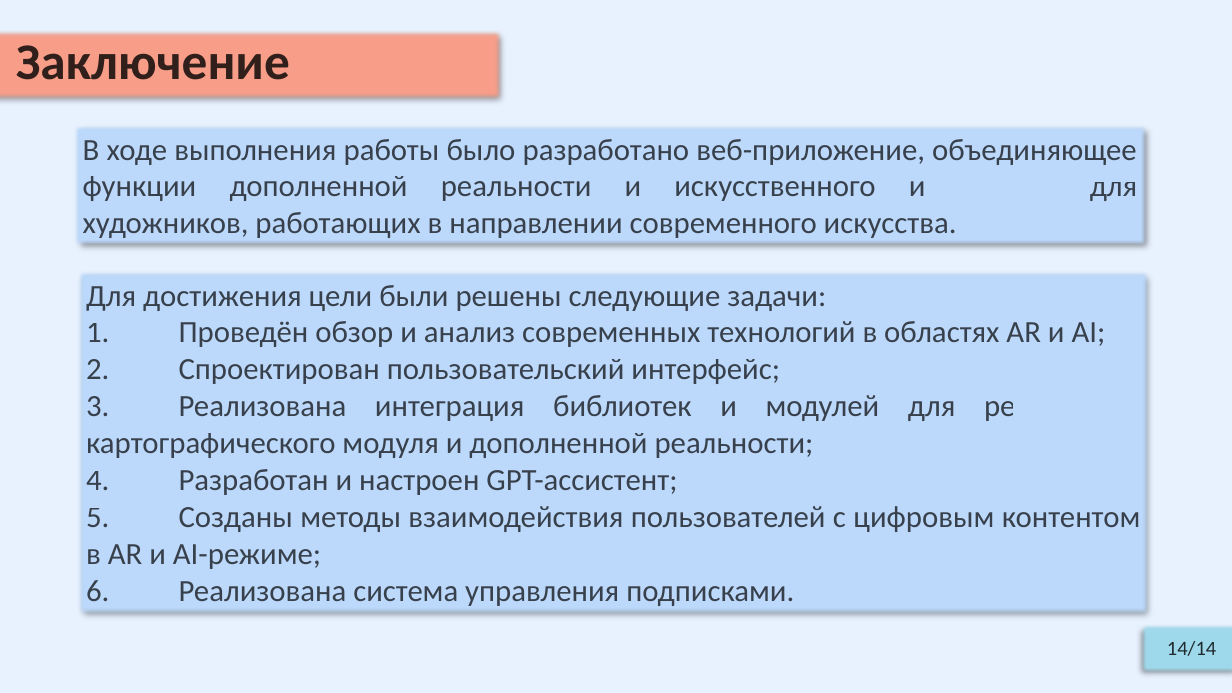
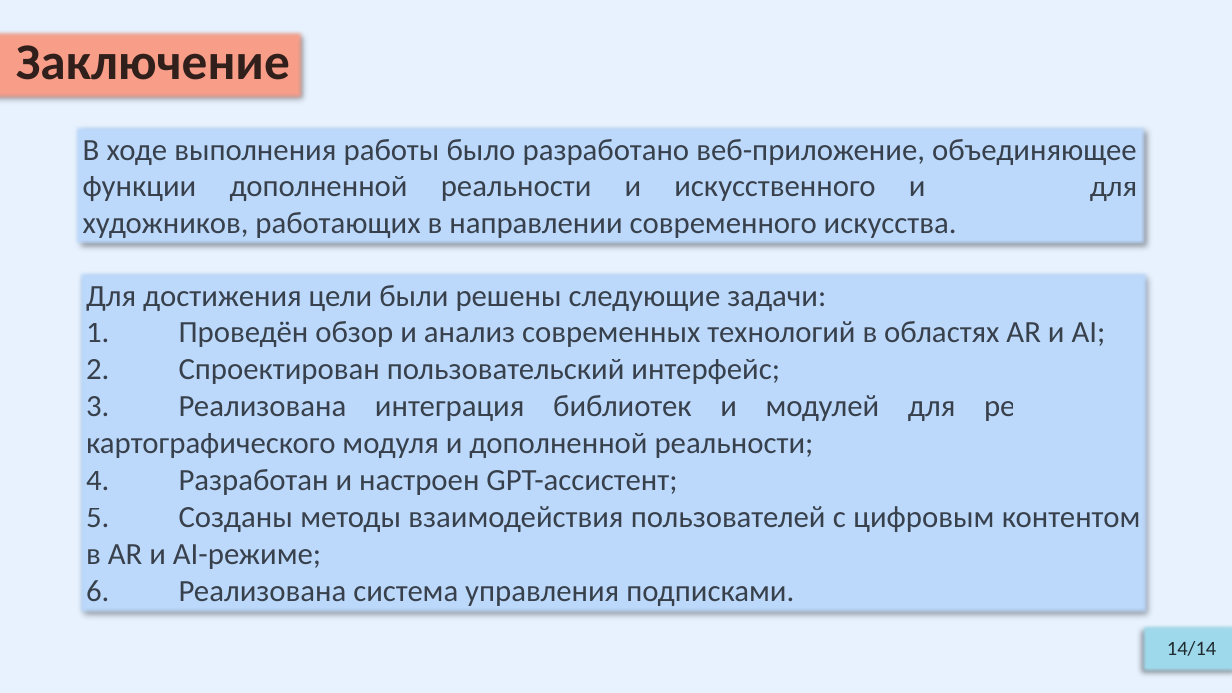
Before and after one commit to Relax-FM/Diploma, a slide deck: slide 14 of master/Diploma/presentation/OnyushevA_RK6-41M.pptx. Drawn at 1232x693 pixels with LibreOffice and Linux fonts; fonts in the diff are those of the drawing. Boxes give left, top, right and bottom in pixels: in the first picture for what was removed or moved away, otherwise in the second. Text is boxed around its words. In the diff, an @@ line names an element or a change of style, - is before the commit and + after.

```diff
--- a/master/Diploma/presentation/OnyushevA_RK6-41M.pptx
+++ b/master/Diploma/presentation/OnyushevA_RK6-41M.pptx
@@ subtitle "Заключение": place and size @@
-subtitle "Заключение" at (0,30,501,100)
+subtitle "Заключение" at (0,30,304,100)
```
Also in this commit, not shown: 8 other slides changed, 4 slides added, 4 slides removed, 6 other files.
